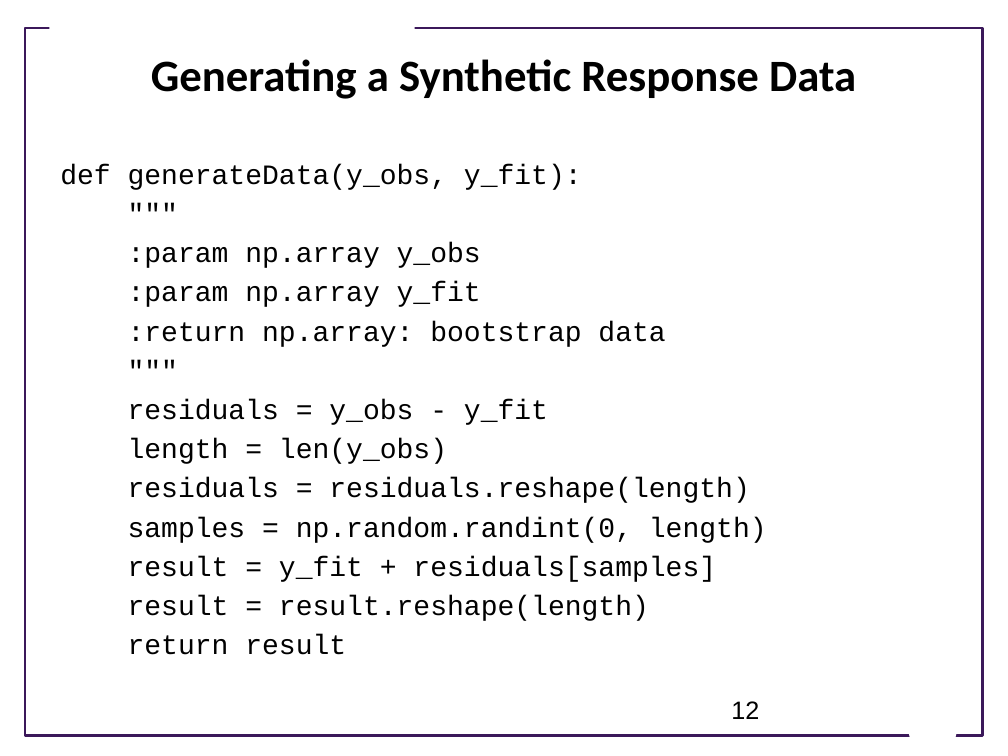
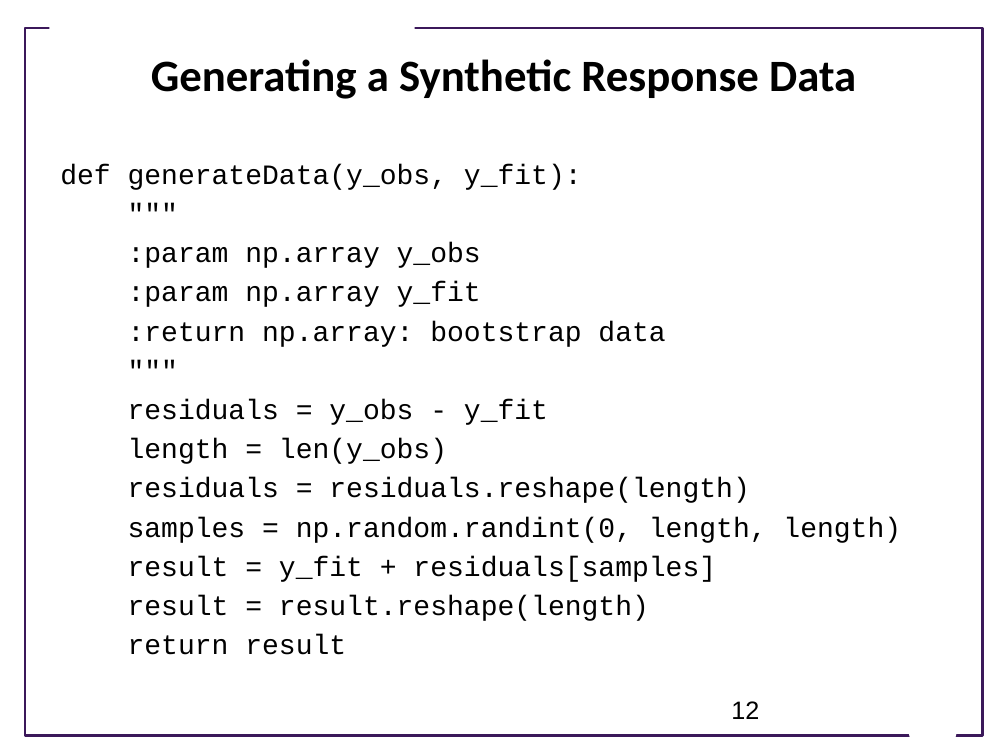
Before and after one commit to ModelEngineering/advancing-biomedical-models, a slide deck: slide 12 of Lectures/Week_4/CSE 599V Lecture 10 - Cross Validation and Bootstrapping .pptx. Drawn at 1008x756 pixels with LibreOffice and Linux fonts; fonts in the diff are those of the drawing; background and template pictures are left out. Boxes give left, top, right and bottom in pixels: in the first picture for what was removed or moved away, otherwise in the second. Text is boxed around its words. In the diff, an @@ line names an element or a change of style, - is before the commit and + after.

```diff
--- a/Lectures/Week_4/CSE 599V Lecture 10 - Cross Validation and Bootstrapping .pptx
+++ b/Lectures/Week_4/CSE 599V Lecture 10 - Cross Validation and Bootstrapping .pptx
@@ text at [128, 517, 901, 543]: text changed @@
-samples = np.random.randint(0, length)
+samples = np.random.randint(0, length, length)
```
Also in this commit, not shown: 1 other file.
